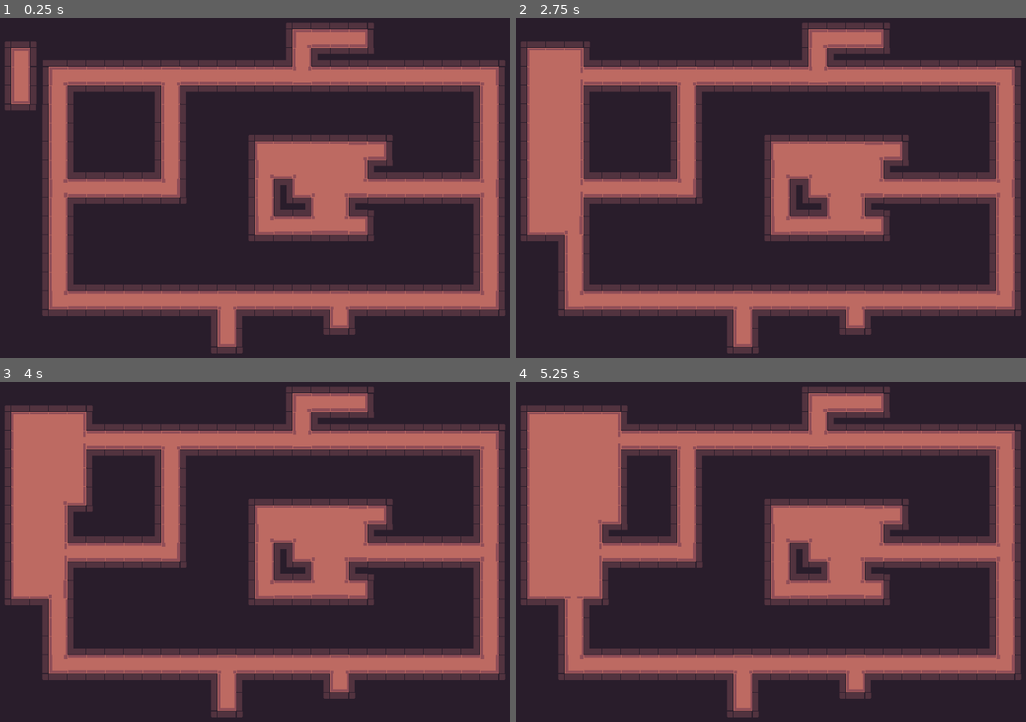
Above: before the commit, frames 1-4 (two rows, left to right).
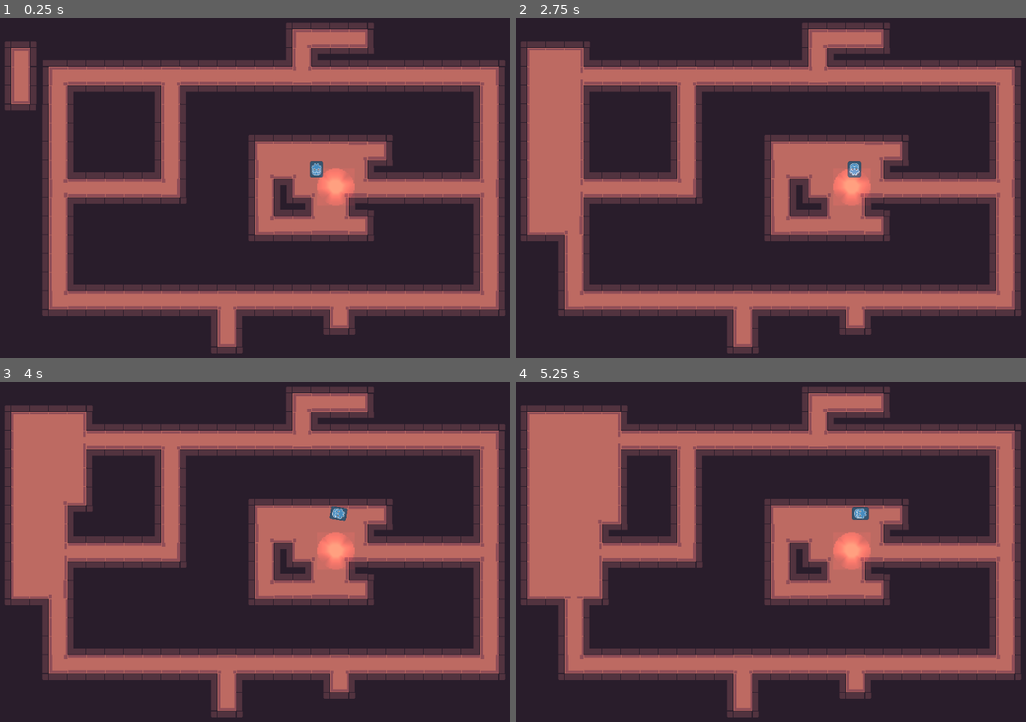
Above: after the commit, the same moments.

Repository: LaTu-Jams/LD54
Game: Godot game, scene res://scenes/Main.tscn
The game is run twice, just before and just after one commit, with the same random seed, the same clock (stepped at 60 frames per second) and the same inputs. The engine's default icon, where the game draws it, is replaced by a stand-in: a white triangle on a blue panel in a dark square.
Inputs:
- Up to frame 1 (0.25 s): no input
- Up to frame 2 (2.75 s): hold D (turn_right) 0.53-1.28 s; hold S (move_backward) 1.28-2.03 s; hold D (turn_right) from 2.03 s (still down)
- Up to frame 3 (4 s): release D (turn_right) at 2.78 s; hold W (move_forward) 2.78-3.53 s; hold A (turn_left) from 3.53 s (still down)
- Up to frame 4 (5.25 s): release A (turn_left) at 5.03 s; hold S (move_backward) from 5.03 s (still down)

The runs differ from the first frame. In frame 1, 0.7% of the frame differs, in the area x 60-70%, y 42-56%; in frame 2, 0.6%; in frame 3, 0.7%; in frame 4, 0.7%, in the area x 62-70%, y 36-56%.

Commit message:
added heatarea and simple script to warmup player #12

Diff:
--- a/project.godot
+++ b/project.godot
@@ -7,6 +7,16 @@
 ;   param=value ; assign values to parameters
 
 config_version=4
+
+_global_script_classes=[ {
+"base": "KinematicBody2D",
+"class": "Player",
+"language": "GDScript",
+"path": "res://scripts/Player.gd"
+} ]
+_global_script_class_icons={
+"Player": ""
+}
 
 [application]
 
--- /dev/null
+++ b/scenes/HeatArea.tscn
@@ -0,0 +1,33 @@
+[gd_scene load_steps=5 format=2]
+
+[ext_resource path="res://gfx/Roundwhite.png" type="Texture" id=1]
+[ext_resource path="res://scripts/HeatArea.gd" type="Script" id=2]
+
+[sub_resource type="OccluderPolygon2D" id=4]
+polygon = PoolVector2Array( -6, -9, -5, -10, -4, -11, -3, -12, 0, -13, 0, -13, 3, -13, 4, -13, 6, -13, 9, -12, 11, -10, 14, -6, 14, -5, 14, -4, 13, 0, 13, 1, 12, 3, 10, 4, 7, 6, 4, 6, 1, 6, -1, 5, -3, 3, -4, 1, -6, -2, -6, -4, -6, -6, -6, -8 )
+
+[sub_resource type="CircleShape2D" id=3]
+radius = 16.0
+
+[node name="HeatArea" type="Area2D"]
+position = Vector2( 16, 17 )
+script = ExtResource( 2 )
+
+[node name="Light2D" type="Light2D" parent="."]
+texture = ExtResource( 1 )
+texture_scale = 2.0
+color = Color( 1, 0.792157, 0.470588, 1 )
+energy = 0.8
+shadow_enabled = true
+shadow_color = Color( 0.607843, 0.0823529, 0.0823529, 0.0941176 )
+shadow_gradient_length = 1.0
+
+[node name="LightOccluder2D" type="LightOccluder2D" parent="."]
+position = Vector2( -4, 3 )
+occluder = SubResource( 4 )
+
+[node name="CollisionShape2D" type="CollisionShape2D" parent="."]
+shape = SubResource( 3 )
+
+[connection signal="body_entered" from="." to="." method="_on_HeatArea_body_entered"]
+[connection signal="body_exited" from="." to="." method="_on_HeatArea_body_exited"]
--- a/scenes/Main.tscn
+++ b/scenes/Main.tscn
@@ -1,7 +1,9 @@
-[gd_scene load_steps=3 format=2]
+[gd_scene load_steps=5 format=2]
 
 [ext_resource path="res://icon.png" type="Texture" id=1]
 [ext_resource path="res://scenes/Level.tscn" type="PackedScene" id=2]
+[ext_resource path="res://scenes/Player.tscn" type="PackedScene" id=3]
+[ext_resource path="res://scenes/HeatArea.tscn" type="PackedScene" id=4]
 
 [node name="Main" type="Node2D"]
 
@@ -10,3 +12,9 @@
 texture = ExtResource( 1 )
 
 [node name="Tilemap" parent="." instance=ExtResource( 2 )]
+
+[node name="Player" parent="." instance=ExtResource( 3 )]
+position = Vector2( 585, 272 )
+
+[node name="HeatArea" parent="." instance=ExtResource( 4 )]
+position = Vector2( 618, 302 )
--- /dev/null
+++ b/scenes/Mineral.tscn
@@ -0,0 +1,18 @@
+[gd_scene load_steps=4 format=2]
+
+[ext_resource path="res://icon.png" type="Texture" id=1]
+[ext_resource path="res://scripts/mineral.gd" type="Script" id=2]
+
+[sub_resource type="RectangleShape2D" id=1]
+extents = Vector2( 14, 14 )
+
+[node name="Mineral" type="StaticBody2D"]
+script = ExtResource( 2 )
+
+[node name="Sprite" type="Sprite" parent="."]
+self_modulate = Color( 0.172549, 1, 0, 1 )
+scale = Vector2( 0.469, 0.469 )
+texture = ExtResource( 1 )
+
+[node name="CollisionShape2D" type="CollisionShape2D" parent="."]
+shape = SubResource( 1 )
--- /dev/null
+++ b/scripts/HeatArea.gd
@@ -0,0 +1,25 @@
+extends Area2D
+
+var _player
+
+
+# Called every frame. 'delta' is the elapsed time since the previous frame.
+func _process(delta):
+	if _player:
+		_player.current_temperature += 1 * delta
+
+
+
+func _on_HeatArea_body_entered(body):
+	#print("something entered")
+	if body is Player:
+		#print("player entered")
+		_player = body
+
+
+
+func _on_HeatArea_body_exited(body):
+	#print("something exited")
+	if body is Player:
+		#print("player exited")
+		_player = null
--- a/scripts/Player.gd
+++ b/scripts/Player.gd
@@ -1,13 +1,15 @@
+class_name Player
+
 extends KinematicBody2D
 
 onready var ray_cast_2d = $RayCast2D
 
 export var speed: int = 100
-export var max_temperature: int = 100
+export var max_temperature: float = 100.0
 export var in_control: bool = true
 export var turning_time: float = 0.5
 
-var current_temperature: int = 0
+var current_temperature: float = 0.0
 var _mineral_amount: int = 0
 var _facing_direction: String = "down"
 
--- /dev/null
+++ b/scripts/mineral.gd
@@ -0,0 +1,15 @@
+extends StaticBody2D
+
+
+export var HP: int = 100
+
+
+
+# Called when the node enters the scene tree for the first time.
+func _ready():
+	pass # Replace with function body.
+
+
+# Called every frame. 'delta' is the elapsed time since the previous frame.
+#func _process(delta):
+#	pass
Binary file added: gfx/Roundwhite.png
Not shown, added: gfx/Roundwhite.png.import
Binary file added: gfx/SprayLight.png
Not shown, added: gfx/SprayLight.png.import
